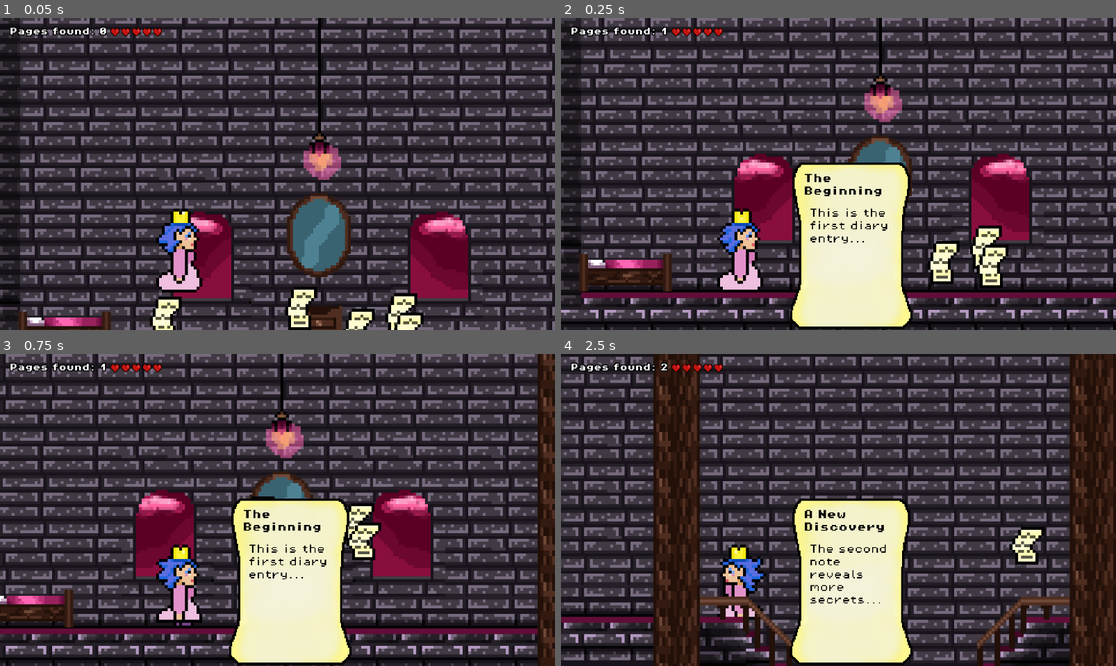
Above: before the commit, frames 1-4 (two rows, left to right).
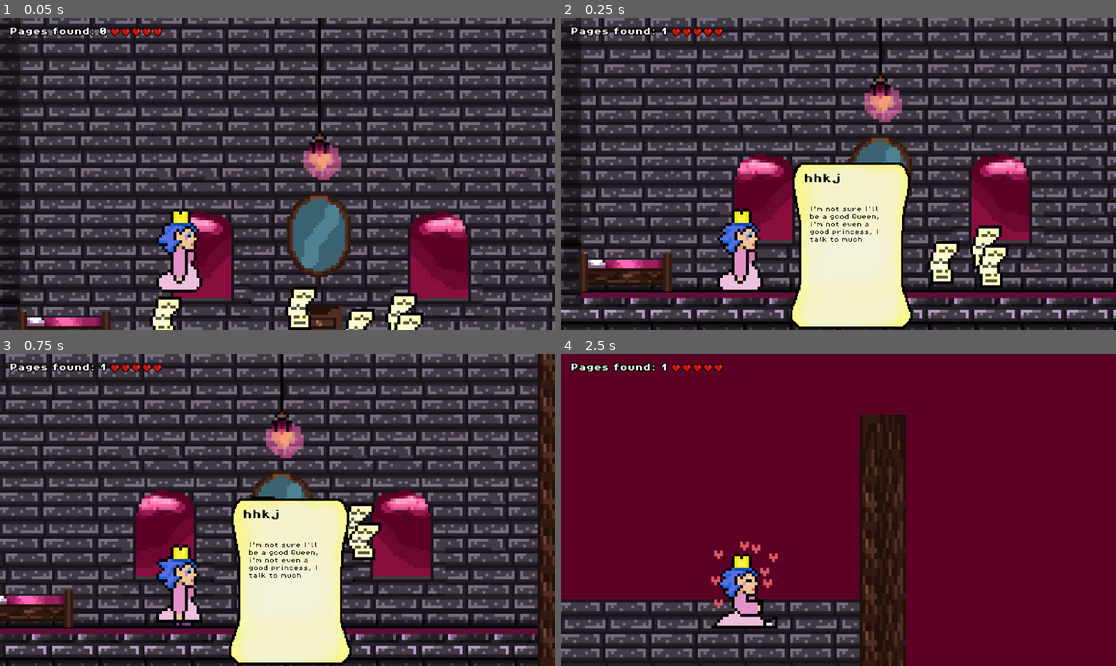
Above: after the commit, the same moments.

Repository: Gert1337/Game1
Game: Godot game, scene res://scenes/game.tscn
Two runs of this game, one before a commit and one after it. Both use one fixed random seed, a clock stepped at 60 frames per second and the inputs below.
Inputs:
- Up to frame 1 (0.05 s): no input
- Up to frame 2 (0.25 s): no input
- Up to frame 3 (0.75 s): hold Right (move_right) from 0.53 s (still down); tap Z (shoot) at 0.6 s
- Up to frame 4 (2.5 s): tap Space (jump) at 0.77, 1.52 s; tap H (afformation, bound only after the commit) at 0.8, 1.35, 2.3 s; tap Z (shoot) at 1.55 s; release Right (move_right) at 2.03 s; hold Left (move_left) from 2.03 s (still down); tap C (CloseDiaryPage) at 2.1 s

Frame 1 is identical in both runs. In frame 2, 0.8% of the frame differs, in the area x 43-59%, y 49-73%; in frame 3, 0.8%; in frame 4, 95%, in the area x 0-100%, y 0-100%.

Commit message:
player can sit down to take a rest, and gain a heart

Diff:
--- a/project.godot
+++ b/project.godot
@@ -75,6 +75,11 @@
 "events": [Object(InputEventKey,"resource_local_to_scene":false,"resource_name":"","device":-1,"window_id":0,"alt_press …(195 unchanged characters)…
 ]
 }
+afformation={
+"deadzone": 0.2,
+"events": [Object(InputEventKey,"resource_local_to_scene":false,"resource_name":"","device":-1,"window_id":0,"alt_pressed":false,"shift_pressed":false,"ctrl_pressed":false,"meta_pressed":false,"pressed":false,"keycode":0,"physical_keycode":72,"key_label":0,"unicode":104,"location":0,"echo":false,"script":null)
+]
+}
 
 [rendering]
 
--- a/scenes/dialog.tscn
+++ b/scenes/dialog.tscn
@@ -58,10 +58,11 @@
 anchor_top = 0.5
 anchor_right = 0.5
 anchor_bottom = 0.5
-offset_left = -35.9999
-offset_top = -32.0
-offset_right = 39.0001
-offset_bottom = 63.0
+offset_left = -36.0
+offset_top = -34.0
+offset_right = 75.0
+offset_bottom = 106.0
+scale = Vector2(0.6, 0.6)
 theme_override_colors/font_color = Color(0, 0, 0, 0.994)
 theme_override_fonts/font = ExtResource("3_auqi6")
 theme_override_font_sizes/font_size = 8
--- a/scenes/player.tscn
+++ b/scenes/player.tscn
@@ -8,6 +8,186 @@
 [ext_resource type="AudioStream" uid="uid://b14wlwr1fwuj2" path="res://assets/sounds/You talk to much.wav" id="6_fjrip"]
 [ext_resource type="AudioStream" uid="uid://ddxliak10eagp" path="res://assets/sounds/Ill need to find some more hearts.wav" id="7_fjrip"]
 
+[sub_resource type="AtlasTexture" id="AtlasTexture_u2ulf"]
+atlas = ExtResource("2_qhqgy")
+region = Rect2(1536, 0, 32, 32)
+
+[sub_resource type="AtlasTexture" id="AtlasTexture_6e8lb"]
+atlas = ExtResource("2_qhqgy")
+region = Rect2(1568, 0, 32, 32)
+
+[sub_resource type="AtlasTexture" id="AtlasTexture_2gdjj"]
+atlas = ExtResource("2_qhqgy")
+region = Rect2(1600, 0, 32, 32)
+
+[sub_resource type="AtlasTexture" id="AtlasTexture_sc3ue"]
+atlas = ExtResource("2_qhqgy")
+region = Rect2(1632, 0, 32, 32)
+
+[sub_resource type="AtlasTexture" id="AtlasTexture_lxlsd"]
+atlas = ExtResource("2_qhqgy")
+region = Rect2(1664, 0, 32, 32)
+
+[sub_resource type="AtlasTexture" id="AtlasTexture_ha2mi"]
+atlas = ExtResource("2_qhqgy")
+region = Rect2(1696, 0, 32, 32)
+
+[sub_resource type="AtlasTexture" id="AtlasTexture_apa73"]
+atlas = ExtResource("2_qhqgy")
+region = Rect2(1728, 0, 32, 32)
+
+[sub_resource type="AtlasTexture" id="AtlasTexture_74r1k"]
+atlas = ExtResource("2_qhqgy")
+region = Rect2(1760, 0, 32, 32)
+
+[sub_resource type="AtlasTexture" id="AtlasTexture_8svfe"]
+atlas = ExtResource("2_qhqgy")
+region = Rect2(1792, 0, 32, 32)
+
+[sub_resource type="AtlasTexture" id="AtlasTexture_2a3c5"]
+atlas = ExtResource("2_qhqgy")
+region = Rect2(1824, 0, 32, 32)
+
+[sub_resource type="AtlasTexture" id="AtlasTexture_42b1b"]
+atlas = ExtResource("2_qhqgy")
+region = Rect2(1856, 0, 32, 32)
+
+[sub_resource type="AtlasTexture" id="AtlasTexture_h7ic4"]
+atlas = ExtResource("2_qhqgy")
+region = Rect2(1888, 0, 32, 32)
+
+[sub_resource type="AtlasTexture" id="AtlasTexture_au7lq"]
+atlas = ExtResource("2_qhqgy")
+region = Rect2(1920, 0, 32, 32)
+
+[sub_resource type="AtlasTexture" id="AtlasTexture_nubpm"]
+atlas = ExtResource("2_qhqgy")
+region = Rect2(1952, 0, 32, 32)
+
+[sub_resource type="AtlasTexture" id="AtlasTexture_ua5cf"]
+atlas = ExtResource("2_qhqgy")
+region = Rect2(1984, 0, 32, 32)
+
+[sub_resource type="AtlasTexture" id="AtlasTexture_51ujp"]
+atlas = ExtResource("2_qhqgy")
+region = Rect2(2016, 0, 32, 32)
+
+[sub_resource type="AtlasTexture" id="AtlasTexture_tk41t"]
+atlas = ExtResource("2_qhqgy")
+region = Rect2(2048, 0, 32, 32)
+
+[sub_resource type="AtlasTexture" id="AtlasTexture_fuw3a"]
+atlas = ExtResource("2_qhqgy")
+region = Rect2(2080, 0, 32, 32)
+
+[sub_resource type="AtlasTexture" id="AtlasTexture_8txt3"]
+atlas = ExtResource("2_qhqgy")
+region = Rect2(2112, 0, 32, 32)
+
+[sub_resource type="AtlasTexture" id="AtlasTexture_2w11d"]
+atlas = ExtResource("2_qhqgy")
+region = Rect2(2144, 0, 32, 32)
+
+[sub_resource type="AtlasTexture" id="AtlasTexture_770dr"]
+atlas = ExtResource("2_qhqgy")
+region = Rect2(2176, 0, 32, 32)
+
+[sub_resource type="AtlasTexture" id="AtlasTexture_8f1cb"]
+atlas = ExtResource("2_qhqgy")
+region = Rect2(2208, 0, 32, 32)
+
+[sub_resource type="AtlasTexture" id="AtlasTexture_vdulj"]
+atlas = ExtResource("2_qhqgy")
+region = Rect2(2240, 0, 32, 32)
+
+[sub_resource type="AtlasTexture" id="AtlasTexture_vau08"]
+atlas = ExtResource("2_qhqgy")
+region = Rect2(2272, 0, 32, 32)
+
+[sub_resource type="AtlasTexture" id="AtlasTexture_qsb7e"]
+atlas = ExtResource("2_qhqgy")
+region = Rect2(2304, 0, 32, 32)
+
+[sub_resource type="AtlasTexture" id="AtlasTexture_qjsmb"]
+atlas = ExtResource("2_qhqgy")
+region = Rect2(2336, 0, 32, 32)
+
+[sub_resource type="AtlasTexture" id="AtlasTexture_mwp2n"]
+atlas = ExtResource("2_qhqgy")
+region = Rect2(2368, 0, 32, 32)
+
+[sub_resource type="AtlasTexture" id="AtlasTexture_0yhus"]
+atlas = ExtResource("2_qhqgy")
+region = Rect2(2400, 0, 32, 32)
+
+[sub_resource type="AtlasTexture" id="AtlasTexture_jlll7"]
+atlas = ExtResource("2_qhqgy")
+region = Rect2(2432, 0, 32, 32)
+
+[sub_resource type="AtlasTexture" id="AtlasTexture_qk6i7"]
+atlas = ExtResource("2_qhqgy")
+region = Rect2(2464, 0, 32, 32)
+
+[sub_resource type="AtlasTexture" id="AtlasTexture_6c3st"]
+atlas = ExtResource("2_qhqgy")
+region = Rect2(2496, 0, 32, 32)
+
+[sub_resource type="AtlasTexture" id="AtlasTexture_1da1t"]
+atlas = ExtResource("2_qhqgy")
+region = Rect2(2528, 0, 32, 32)
+
+[sub_resource type="AtlasTexture" id="AtlasTexture_p21yu"]
+atlas = ExtResource("2_qhqgy")
+region = Rect2(2560, 0, 32, 32)
+
+[sub_resource type="AtlasTexture" id="AtlasTexture_irpag"]
+atlas = ExtResource("2_qhqgy")
+region = Rect2(2592, 0, 32, 32)
+
+[sub_resource type="AtlasTexture" id="AtlasTexture_bpsgo"]
+atlas = ExtResource("2_qhqgy")
+region = Rect2(2624, 0, 32, 32)
+
+[sub_resource type="AtlasTexture" id="AtlasTexture_jx8is"]
+atlas = ExtResource("2_qhqgy")
+region = Rect2(2656, 0, 32, 32)
+
+[sub_resource type="AtlasTexture" id="AtlasTexture_vx63k"]
+atlas = ExtResource("2_qhqgy")
+region = Rect2(2688, 0, 32, 32)
+
+[sub_resource type="AtlasTexture" id="AtlasTexture_lw0jh"]
+atlas = ExtResource("2_qhqgy")
+region = Rect2(2720, 0, 32, 32)
+
+[sub_resource type="AtlasTexture" id="AtlasTexture_ry8ed"]
+atlas = ExtResource("2_qhqgy")
+region = Rect2(2752, 0, 32, 32)
+
+[sub_resource type="AtlasTexture" id="AtlasTexture_au8ao"]
+atlas = ExtResource("2_qhqgy")
+region = Rect2(2784, 0, 32, 32)
+
+[sub_resource type="AtlasTexture" id="AtlasTexture_w5j5w"]
+atlas = ExtResource("2_qhqgy")
+region = Rect2(2816, 0, 32, 32)
+
+[sub_resource type="AtlasTexture" id="AtlasTexture_cbf1i"]
+atlas = ExtResource("2_qhqgy")
+region = Rect2(2848, 0, 32, 32)
+
+[sub_resource type="AtlasTexture" id="AtlasTexture_4vfid"]
+atlas = ExtResource("2_qhqgy")
+region = Rect2(2880, 0, 32, 32)
+
+[sub_resource type="AtlasTexture" id="AtlasTexture_ljgr3"]
+atlas = ExtResource("2_qhqgy")
+region = Rect2(2912, 0, 32, 32)
+
+[sub_resource type="AtlasTexture" id="AtlasTexture_fr8ja"]
+atlas = ExtResource("2_qhqgy")
+region = Rect2(2944, 0, 32, 32)
+
 [sub_resource type="AtlasTexture" id="AtlasTexture_fulsm"]
 atlas = ExtResource("2_qhqgy")
 region = Rect2(704, 0, 32, 32)
@@ -198,6 +378,146 @@
 
 [sub_resource type="SpriteFrames" id="SpriteFrames_tuyoq"]
 animations = [{
+"frames": [{
+"duration": 1.0,
+"texture": SubResource("AtlasTexture_u2ulf")
+}, {
+"duration": 1.0,
+"texture": SubResource("AtlasTexture_6e8lb")
+}, {
+"duration": 1.0,
+"texture": SubResource("AtlasTexture_2gdjj")
+}, {
+"duration": 1.0,
+"texture": SubResource("AtlasTexture_sc3ue")
+}, {
+"duration": 1.0,
+"texture": SubResource("AtlasTexture_lxlsd")
+}, {
+"duration": 1.0,
+"texture": SubResource("AtlasTexture_ha2mi")
+}, {
+"duration": 1.0,
+"texture": SubResource("AtlasTexture_apa73")
+}, {
+"duration": 1.0,
+"texture": SubResource("AtlasTexture_74r1k")
+}, {
+"duration": 1.0,
+"texture": SubResource("AtlasTexture_8svfe")
+}, {
+"duration": 1.0,
+"texture": SubResource("AtlasTexture_2a3c5")
+}, {
+"duration": 1.0,
+"texture": SubResource("AtlasTexture_42b1b")
+}, {
+"duration": 1.0,
+"texture": SubResource("AtlasTexture_h7ic4")
+}, {
+"duration": 1.0,
+"texture": SubResource("AtlasTexture_au7lq")
+}, {
+"duration": 1.0,
+"texture": SubResource("AtlasTexture_nubpm")
+}, {
+"duration": 1.0,
+"texture": SubResource("AtlasTexture_ua5cf")
+}, {
+"duration": 1.0,
+"texture": SubResource("AtlasTexture_51ujp")
+}, {
+"duration": 1.0,
+"texture": SubResource("AtlasTexture_tk41t")
+}, {
+"duration": 1.0,
+"texture": SubResource("AtlasTexture_fuw3a")
+}, {
+"duration": 1.0,
+"texture": SubResource("AtlasTexture_8txt3")
+}, {
+"duration": 1.0,
+"texture": SubResource("AtlasTexture_2w11d")
+}, {
+"duration": 1.0,
+"texture": SubResource("AtlasTexture_770dr")
+}, {
+"duration": 1.0,
+"texture": SubResource("AtlasTexture_8f1cb")
+}, {
+"duration": 1.0,
+"texture": SubResource("AtlasTexture_vdulj")
+}, {
+"duration": 1.0,
+"texture": SubResource("AtlasTexture_vau08")
+}, {
+"duration": 1.0,
+"texture": SubResource("AtlasTexture_qsb7e")
+}, {
+"duration": 1.0,
+"texture": SubResource("AtlasTexture_qjsmb")
+}, {
+"duration": 1.0,
+"texture": SubResource("AtlasTexture_mwp2n")
+}, {
+"duration": 1.0,
+"texture": SubResource("AtlasTexture_0yhus")
+}, {
+"duration": 1.0,
+"texture": SubResource("AtlasTexture_jlll7")
+}, {
+"duration": 1.0,
+"texture": SubResource("AtlasTexture_qk6i7")
+}, {
+"duration": 1.0,
+"texture": SubResource("AtlasTexture_6c3st")
+}, {
+"duration": 1.0,
+"texture": SubResource("AtlasTexture_1da1t")
+}, {
+"duration": 1.0,
+"texture": SubResource("AtlasTexture_p21yu")
+}, {
+"duration": 1.0,
+"texture": SubResource("AtlasTexture_irpag")
+}, {
+"duration": 1.0,
+"texture": SubResource("AtlasTexture_bpsgo")
+}, {
+"duration": 1.0,
+"texture": SubResource("AtlasTexture_jx8is")
+}, {
+"duration": 1.0,
+"texture": SubResource("AtlasTexture_vx63k")
+}, {
+"duration": 1.0,
+"texture": SubResource("AtlasTexture_lw0jh")
+}, {
+"duration": 1.0,
+"texture": SubResource("AtlasTexture_ry8ed")
+}, {
+"duration": 1.0,
+"texture": SubResource("AtlasTexture_au8ao")
+}, {
+"duration": 1.0,
+"texture": SubResource("AtlasTexture_w5j5w")
+}, {
+"duration": 1.0,
+"texture": SubResource("AtlasTexture_cbf1i")
+}, {
+"duration": 1.0,
+"texture": SubResource("AtlasTexture_4vfid")
+}, {
+"duration": 1.0,
+"texture": SubResource("AtlasTexture_ljgr3")
+}, {
+"duration": 1.0,
+"texture": SubResource("AtlasTexture_fr8ja")
+}],
+"loop": false,
+"name": &"afformation",
+"speed": 10.0
+}, {
 "frames": [{
 "duration": 1.0,
 "texture": SubResource("AtlasTexture_fulsm")
@@ -535,8 +855,10 @@
 [node name="AnimatedSprite2D" type="AnimatedSprite2D" parent="."]
 position = Vector2(-1, -15)
 sprite_frames = SubResource("SpriteFrames_tuyoq")
-animation = &"dying"
+animation = &"afformation"
 autoplay = "idle"
+frame = 44
+frame_progress = 1.0
 
 [node name="CollisionShape2D" type="CollisionShape2D" parent="."]
 position = Vector2(0, -5)
--- a/scripts/diary_page.gd
+++ b/scripts/diary_page.gd
@@ -5,7 +5,7 @@
 @onready var note_ui = get_parent().get_node("Player/DialogBox")
 
 var diary_notes = [
-	{"title": "The Beginning", "text": "This is the first diary entry..."},
+	{"title": "hhkj", "text": "I'm not sure I'll be a good Queen, i'm not even a good princess, I talk to much"},
 	{"title": "A New Discovery", "text": "The second note reveals more secrets..."},
 	{"title": "Dark Realizations", "text": "A third note, things are getting interesting..."},
 	{"title": "The Truth", "text": "The final note, everything makes sense now!"},
--- a/scripts/player.gd
+++ b/scripts/player.gd
@@ -12,6 +12,7 @@
 var fire_rate = 0.5  # Adjust shooting speed
 var player_direction = Vector2.RIGHT
 var shooting = false
+var locked = false
 
 @onready var player_sprite: AnimatedSprite2D = $AnimatedSprite2D
 @onready var animation_player: AnimationPlayer = $AnimationPlayer
@@ -27,6 +28,10 @@
 
 
 func _physics_process(delta: float) -> void:
+	if locked:
+		move_and_slide()
+		return
+
 	apply_gravity(delta)
 	handle_jumping(delta)
 	# Get the input direction : -1, 0, 1
@@ -82,12 +87,16 @@
 		if player_sprite.animation != "jump":
 			player_sprite.play("jump")
 
-	if Input.is_action_just_pressed("shoot") and can_shoot:
+	if Input.is_action_just_pressed("shoot") and can_shoot and not locked:
 		if GameManager.health == 1:
 			animation_player.play("OneHeart")
 		else :
 			shoot()
 			print("shoot")
+	if Input.is_action_just_pressed("afformation") and not locked:
+		locked = true
+		player_sprite.play("afformation")
+
 
 
 func play_animation(anim_name: String):
@@ -102,6 +111,9 @@
 
 func _on_animated_sprite_2d_animation_finished():
 	print("Animation finished: " + player_sprite.animation)
+	if player_sprite.animation == "afformation":
+		locked = false
+		Helper.spawn_hearts(position, 1)
 	if player_sprite.animation == "lifting":
 			can_shoot = false
 			print("playing run")
Binary file changed: assets/sprites/Princess.png
Not shown: 1 places in scenes/player.tscn that only renumber resources
